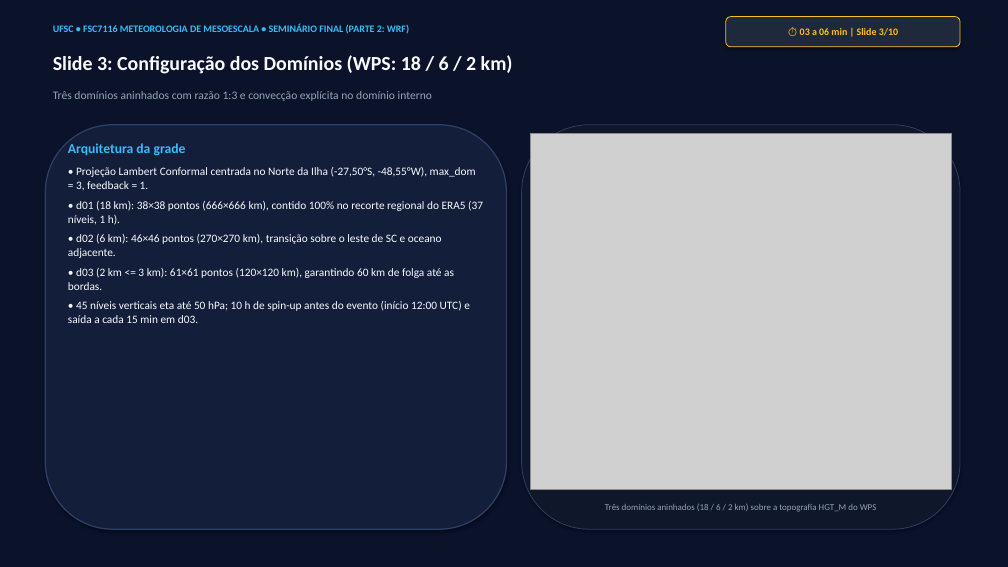
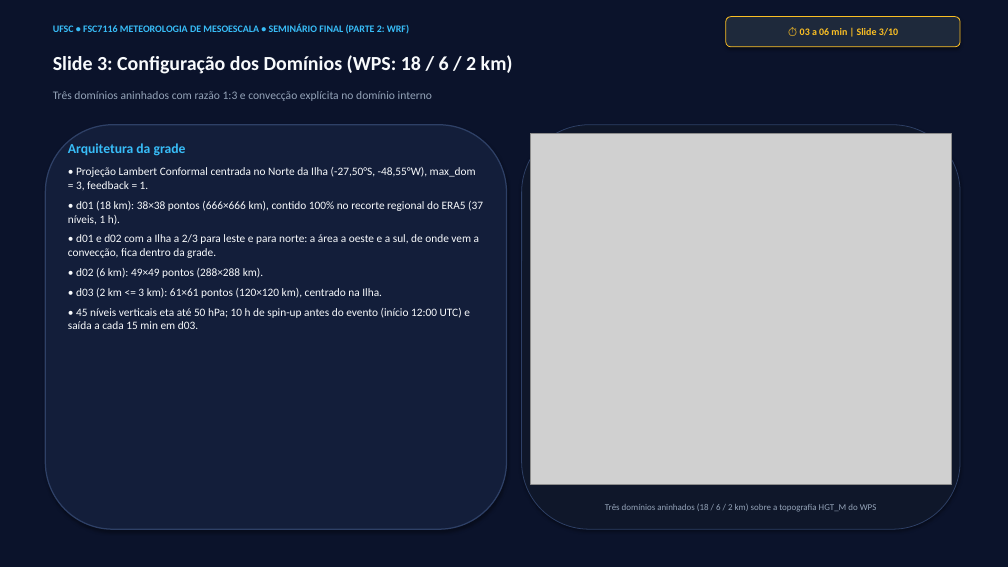
Before and after one commit to reinaldohaas/tarefa-meso, a slide deck: slide 3 of apresentacao/apresentacao_wrf_granizo.pptx. Drawn at 1008x567 pixels with LibreOffice and Linux fonts; fonts in the diff are those of the drawing; grey boxes stand for pictures. Boxes give left, top, right and bottom in pixels: in the first picture for what was removed or moved away, otherwise in the second. Text is boxed around its words. In the diff, an @@ line names an element or a change of style, - is before the commit and + after.

```diff
--- a/apresentacao/apresentacao_wrf_granizo.pptx
+++ b/apresentacao/apresentacao_wrf_granizo.pptx
@@ picture: place and size @@
-picture at box(531, 134, 951, 489)
+picture at box(531, 134, 951, 484)
@@ text at box(68, 234, 479, 298): text changed @@
-• d02 (6 km): 46×46 pontos (270×270 km), transição sobre o leste de SC e oceano adjacente.
-• d03 (2 km <= 3 km): 61×61 pontos (120×120 km), garantindo 60 km de folga até as bordas.
+• d01 e d02 com a Ilha a 2/3 para leste e para norte: a área a oeste e a sul, de onde vem a convecção, fica dentro da grade.
+• d02 (6 km): 49×49 pontos (288×288 km).
+• d03 (2 km <= 3 km): 61×61 pontos (120×120 km), centrado na Ilha.
```
Also in this commit, not shown: 6 other slides changed, 30 other files.
